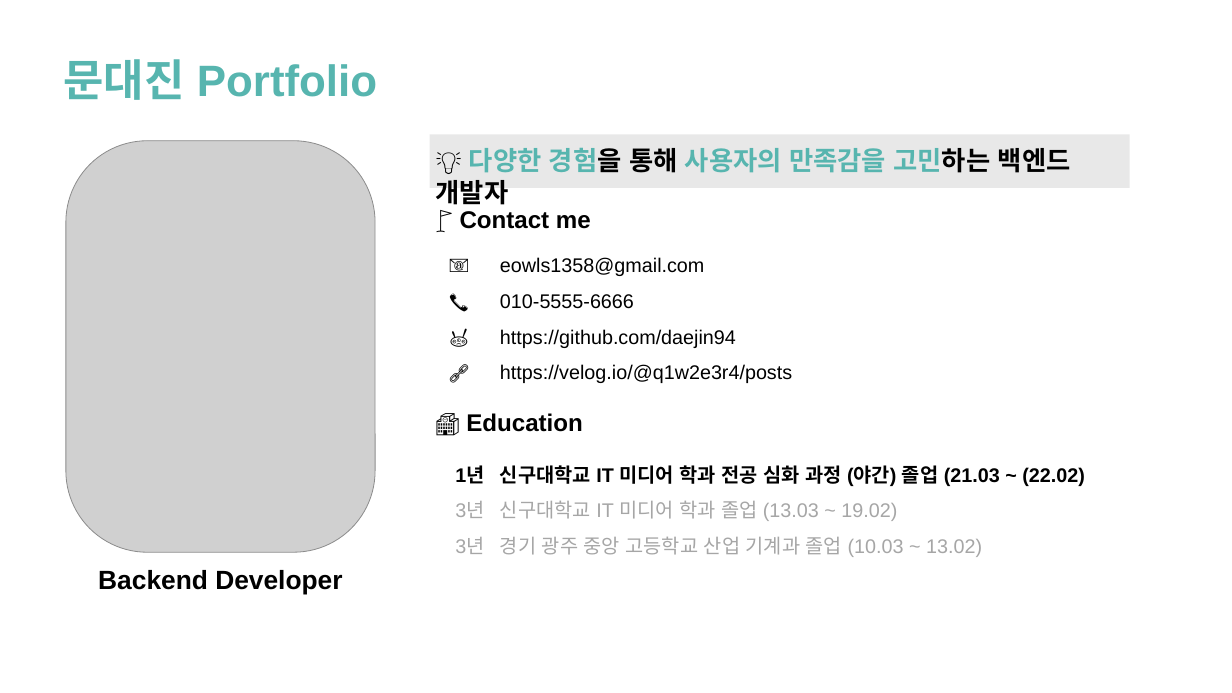
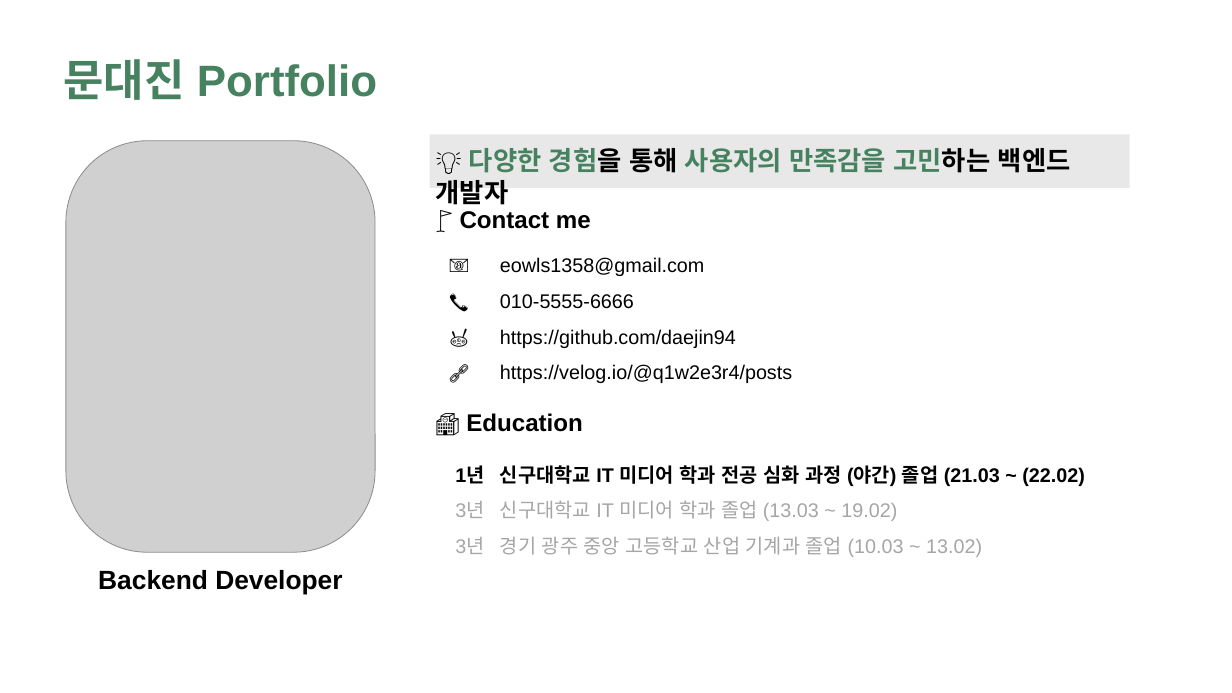
Before and after one commit to daejin94/daejin_port_folio, a slide deck: slide 1 of 문대진_포트폴리오용.pptx. Drawn at 1232x693 pixels with LibreOffice and Linux fonts; fonts in the diff are those of the drawing; grey boxes stand for pictures. Boxes give left, top, right and bottom in pixels: in the first picture for what was removed or moved away, otherwise in the second. Text is boxed around its words. In the diff, an @@ line names an element or a change of style, - is before the commit and + after.

```diff
--- a/문대진_포트폴리오용.pptx
+++ b/문대진_포트폴리오용.pptx
@@ text "문대진 Portfolio" at [64, 59, 377, 100]: text colour #57B5AF to #468260 @@
@@ text "💡 다양한 경험을 통해 사용자의 ..." at [436, 147, 1071, 205]: text colour #57B5AF to #468260 in "다양한 경험을 사용자의 만족감을 고민하는" @@
```
Also in this commit, not shown: 3 other slides changed, 6 slides added.
